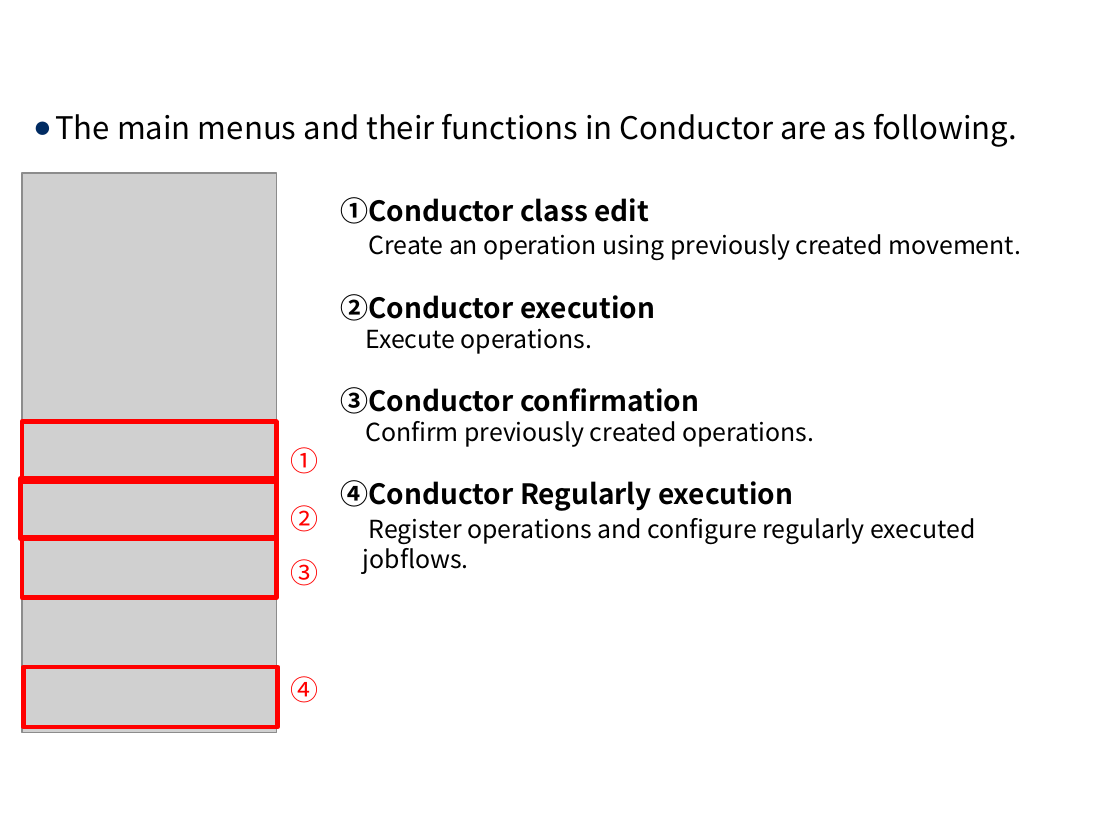
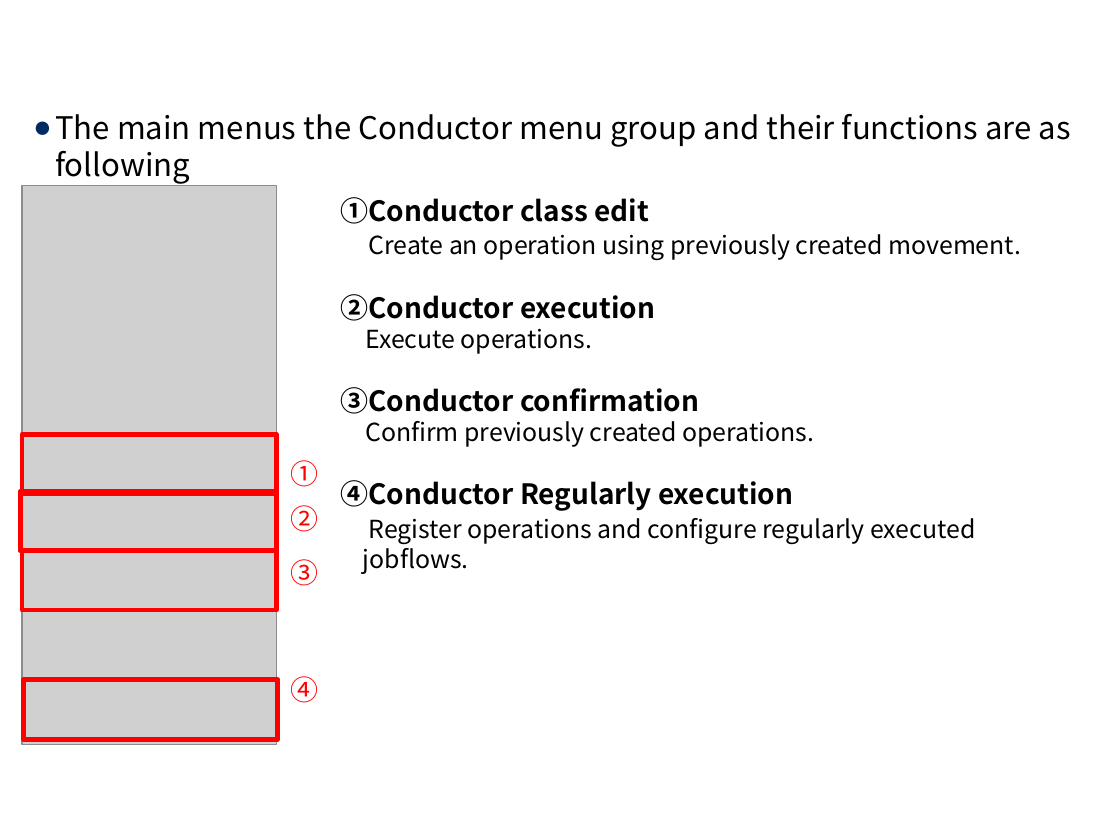
Before and after one commit to exastro-suite/it-automation-docs, a slide deck: slide 8 of asset/Learn/ITA-Conductor.pptx. Drawn at 1120x840 pixels with LibreOffice and Linux fonts; fonts in the diff are those of the drawing; grey boxes stand for pictures; background and template pictures are left out. Boxes give left, top, right and bottom in pixels: in the first picture for what was removed or moved away, otherwise in the second. Text is boxed around its words. In the diff, an @@ line names an element or a change of style, - is before the commit and + after.

```diff
--- a/asset/Learn/ITA-Conductor.pptx
+++ b/asset/Learn/ITA-Conductor.pptx
@@ text at [55,114,1071,184]: text changed @@
-● The main menus and their functions in Conductor are as following.
+● The main menus the Conductor menu group and their functions are as following
@@ 2 rectangles, 1 picture, 1 text: place and size @@
-2 rectangles, 1 picture, 1 text at [20,172,318,731]
+2 rectangles, 1 picture, 1 text at [20,186,318,745]
@@ rectangle: place and size @@
-rectangle at [22,538,277,598]
+rectangle at [22,550,277,610]
@@ rectangle: place and size @@
-rectangle at [24,668,278,728]
+rectangle at [24,680,278,740]
```
Also in this commit, not shown: 13 other slides changed, 1 slide added, 5 other files.
